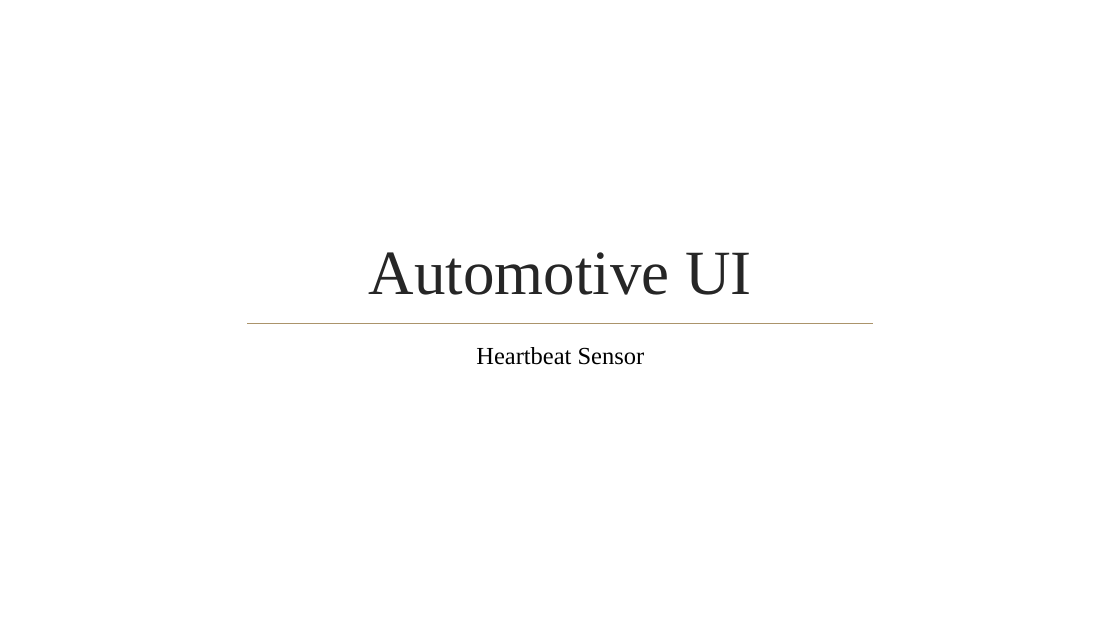
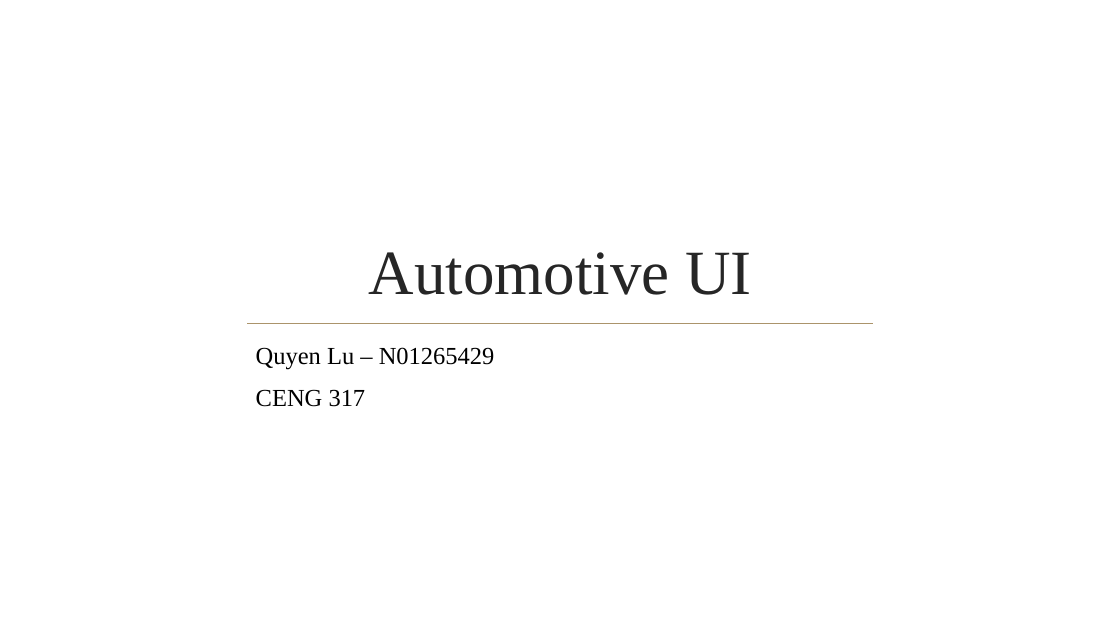
Before and after one commit to qu0cquyen/Automotive_UI, a slide deck: slide 1 of documentation/Automotive_UI_Presentation.pptx. Drawn at 1120x630 pixels with LibreOffice and Linux fonts; fonts in the diff are those of the drawing; background and template pictures are left out. Boxes give left, top, right and bottom in pixels: in the first picture for what was removed or moved away, otherwise in the second. Text is boxed around its words. In the diff, an @@ line names an element or a change of style, - is before the commit and + after.

```diff
--- a/documentation/Automotive_UI_Presentation.pptx
+++ b/documentation/Automotive_UI_Presentation.pptx
@@ subtitle at [256,347,495,407]: text changed @@
-Heartbeat Sensor
+Quyen Lu – N01265429
+CENG 317
```
Also in this commit, not shown: 2 other slides changed, 1 other file.
